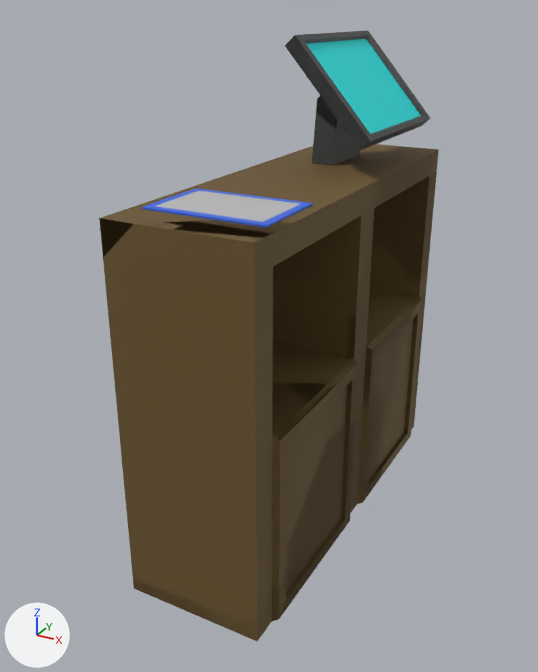
An edit to the FBX model Assets/Art/new assets/aaron just imported this/server_station.fbx, drawn before and after from the same camera.
One viewpoint serves both versions: a 50 mm lens placed at (3.57, -7.23, 3.72), pointed at (-0.22, -0.35, 0.28). Arrows for +X, +Y and +Z are at lower left; the lights stay in place. Where no turn or scale is listed for an object, it has been applied to the vertices.

Before the edit, the objects in view are built like this:
```python
me_cube_001_cell_001 = bpy.data.meshes.new('Cube.001_cell.001')
me_cube_001_cell_001.from_pydata(...)  # 18 vertices, 12 faces; spans x -0.23..0.17, y -0.75..0.96, z -0.2..0.22
# faces by material slot: [11, 1]
me_cube_001_cell_001.materials.append(mat_black)  # dark grey #474747
me_cube_001_cell_001.materials.append(mat_cyan)  # cyan #00e7e6
me_cube_cell_008 = bpy.data.meshes.new('Cube_cell.008')
me_cube_cell_008.from_pydata(...)  # 21 vertices, 13 faces; spans x -0.42..0.38, y -0.96..1.52, z -0.5..0.62
me_cube_cell_008.materials.append(mat_material_001)  # brown #6a552c
me_cube_cell_009 = bpy.data.meshes.new('Cube_cell.009')
me_cube_cell_009.from_pydata(...)  # 33 vertices, 22 faces; spans x -1.33..0.28, y -0.91..0.67, z -1.35..1.18
me_cube_cell_009.materials.append(mat_material_001)  # brown #6a552c
ob_cube_001_cell_002 = bpy.data.objects.new('Cube.001_cell.002', me_cube_001_cell_001)
ob_cube_001_cell_002.location = (-0.05, 1.14, 3.25)
ob_cube_cell = bpy.data.objects.new('Cube_cell', me_cube_cell_008)
ob_cube_cell.location = (-0.36, 0.87, 1.44)
ob_cube_cell_001 = bpy.data.objects.new('Cube_cell.001', me_cube_cell_009)
ob_cube_cell_001.location = (0.56, 1.72, -0.7)
# also in view: 'Cube_cell.005' at (0.03, -0.73, -1.31); 'Cube_cell.004' at (-0.18, -1.24, 1.46); 'Cube.001_cell' at (0.35, 0.28, 2.78); 'Cube.001' at (0.22, 1.1, 2.76); 'Cube_cell.006' at (0.25, 0.32, 1.19)
```
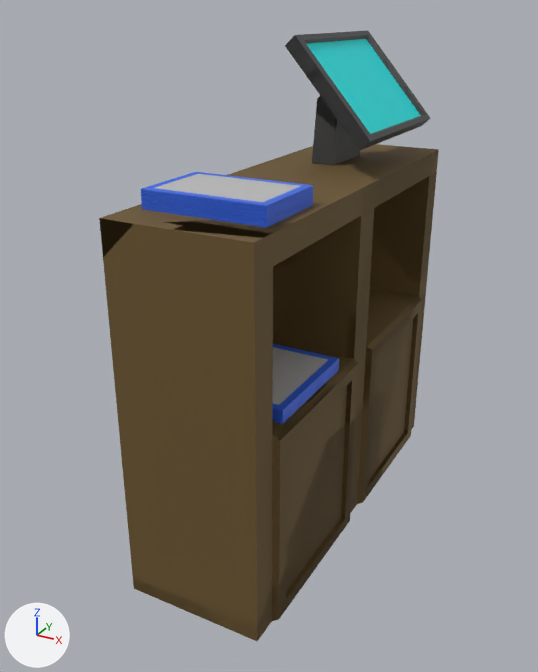
Edits to the bpy script that builds the scene:
```text
Add ob_cube_016:
    ob_cube_016 = bpy.data.objects.new('Cube.016', me_cube_017)  # 32 vertices, 30 faces; spans x -0.441..0.441, y -0.646..0.646, z -0.01..0.01; in mat_grey_014 (grey #bebebe), mat_blue_014 (blue #3566e7)
    ob_cube_016.location = (0.3, -1.18, 0.13)
Add ob_cube_012:
    ob_cube_012 = bpy.data.objects.new('Cube.012', me_cube_013)  # 32 vertices, 30 faces; spans x -0.441..0.441, y -0.646..0.646, z -0.01..0.01; in mat_grey_010 (grey #bebebe), mat_blue_010 (blue #3566e7)
    ob_cube_012.location = (0.3, -1.18, 0.28)
Add ob_cube_014:
    ob_cube_014 = bpy.data.objects.new('Cube.014', me_cube_015)  # 32 vertices, 30 faces; spans x -0.441..0.441, y -0.646..0.646, z -0.01..0.01; in mat_grey_012 (grey #bebebe), mat_blue_012 (blue #3566e7)
    ob_cube_014.location = (0.3, -1.18, 0.16)
Add ob_cube_010:
    ob_cube_010 = bpy.data.objects.new('Cube.010', me_cube_011)  # 32 vertices, 30 faces; spans x -0.441..0.441, y -0.646..0.646, z -0.01..0.01; in mat_grey_008 (grey #bebebe), mat_blue_008 (blue #3566e7)
    ob_cube_010.location = (0.3, -1.18, 0.21)
Add ob_cube_007:
    ob_cube_007 = bpy.data.objects.new('Cube.007', me_cube_008)  # 32 vertices, 30 faces; spans x -0.646..0.646, y -0.441..0.441, z -0.01..0.01; in mat_grey_005 (grey #bebebe), mat_blue_005 (blue #3566e7)
    ob_cube_007.location = (0.0, -1.52, 2.23)
Add ob_cube_003:
    ob_cube_003 = bpy.data.objects.new('Cube.003', me_cube_004)  # 32 vertices, 30 faces; spans x -0.646..0.646, y -0.441..0.441, z -0.01..0.01; in mat_grey_001 (grey #bebebe), mat_blue_001 (blue #3566e7)
    ob_cube_003.location = (0.0, -1.52, 2.09)
Add ob_cube_013:
    ob_cube_013 = bpy.data.objects.new('Cube.013', me_cube_014)  # 32 vertices, 30 faces; spans x -0.441..0.441, y -0.646..0.646, z -0.01..0.01; in mat_grey_011 (grey #bebebe), mat_blue_011 (blue #3566e7)
    ob_cube_013.location = (0.3, -1.18, 0.25)
Add ob_cube_004:
    ob_cube_004 = bpy.data.objects.new('Cube.004', me_cube_005)  # 32 vertices, 30 faces; spans x -0.646..0.646, y -0.441..0.441, z -0.01..0.01; in mat_grey_002 (grey #bebebe), mat_blue_002 (blue #3566e7)
    ob_cube_004.location = (0.0, -1.52, 2.13)
Add ob_cube_015:
    ob_cube_015 = bpy.data.objects.new('Cube.015', me_cube_016)  # 32 vertices, 30 faces; spans x -0.441..0.441, y -0.646..0.646, z -0.01..0.01; in mat_grey_013 (grey #bebebe), mat_blue_013 (blue #3566e7)
    ob_cube_015.location = (0.3, -1.18, 0.18)
Add ob_cube_011:
    ob_cube_011 = bpy.data.objects.new('Cube.011', me_cube_012)  # 32 vertices, 30 faces; spans x -0.441..0.441, y -0.646..0.646, z -0.01..0.01; in mat_grey_009 (grey #bebebe), mat_blue_009 (blue #3566e7)
    ob_cube_011.location = (0.3, -1.18, 0.23)
Add ob_cube_005:
    ob_cube_005 = bpy.data.objects.new('Cube.005', me_cube_006)  # 32 vertices, 30 faces; spans x -0.646..0.646, y -0.441..0.441, z -0.01..0.01; in mat_grey_003 (grey #bebebe), mat_blue_003 (blue #3566e7)
    ob_cube_005.location = (0.0, -1.52, 2.11)
Add ob_cube_009:
    ob_cube_009 = bpy.data.objects.new('Cube.009', me_cube_010)  # 32 vertices, 30 faces; spans x -0.646..0.646, y -0.441..0.441, z -0.01..0.01; in mat_grey_007 (grey #bebebe), mat_blue_007 (blue #3566e7)
    ob_cube_009.location = (0.0, -1.52, 2.16)
Add ob_cube_006:
    ob_cube_006 = bpy.data.objects.new('Cube.006', me_cube_007)  # 32 vertices, 30 faces; spans x -0.646..0.646, y -0.441..0.441, z -0.01..0.01; in mat_grey_004 (grey #bebebe), mat_blue_004 (blue #3566e7)
    ob_cube_006.location = (0.0, -1.52, 2.2)
Add ob_cube_008:
    ob_cube_008 = bpy.data.objects.new('Cube.008', me_cube_009)  # 32 vertices, 30 faces; spans x -0.646..0.646, y -0.441..0.441, z -0.01..0.01; in mat_grey_006 (grey #bebebe), mat_blue_006 (blue #3566e7)
    ob_cube_008.location = (0.0, -1.52, 2.18)
```

What differs and where, as boxes (x1, y1, x2, y2) in the pictures (538 x 672 px):
'Cube.007', added: after (141, 172, 313, 208)
'Cube.012', added: after (272, 344, 339, 412)
'Cube.006', added (blue): after (141, 188, 313, 211)
'Cube.005', added (blue): after (141, 198, 313, 222)
'Cube.008', added (blue): after (141, 190, 313, 214)
'Cube.004', added (blue): after (141, 195, 313, 219)
'Cube.003', added (blue): after (142, 201, 313, 225)
'Cube.009', added (blue): after (141, 193, 313, 216)
'Cube.013', added: after (272, 361, 339, 415)
'Cube.014', added: after (272, 368, 339, 423)
'Cube.015', added: after (272, 366, 339, 421)
'Cube.011', added: after (272, 363, 339, 417)
'Cube.010', added: after (272, 365, 339, 419)
'Cube.016', added: after (274, 370, 339, 424)
'Cube.002', unchanged, covered by the edit: before (142, 188, 313, 228); after (142, 203, 313, 228)
